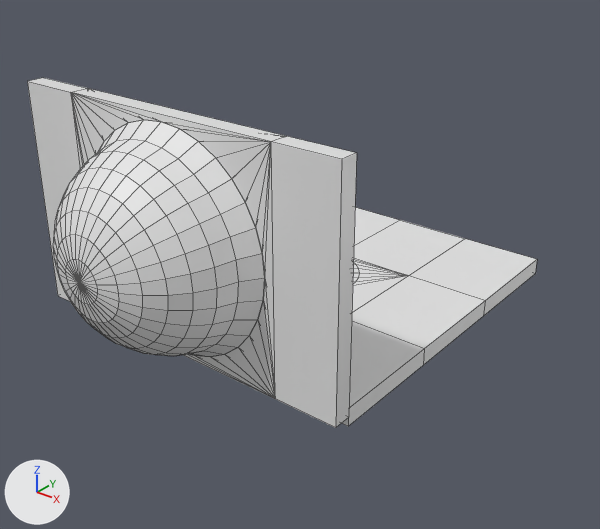
Before and after pictures for a commit that changed the Blender file Assets/GameObjects/Tools/SpaceShip/SpaceShip.blend.
Camera for both pictures: a 50 mm camera at (11.05, -14.22, 12.42) aimed at (0.38, -0.89, 4.15). Lighting does not change. The marker at lower left points along +X, +Y and +Z. Mesh edges are drawn as thin lines.

Objects in the first picture: 'CrockPot', 'WallBottom'.
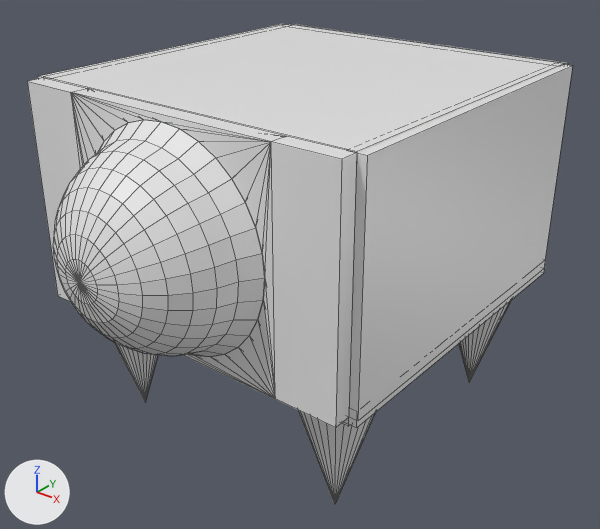
Commit message: Refactor Ship Model

Pixel boxes (x1, y1, x2, y2) of what changed, in the pictures (600 x 529 px):
'WallLeft', shown: after (349, 65, 573, 421)
'WallTop', shown: after (43, 24, 564, 153)
'LegForward', shown: after (298, 410, 376, 505)
'LegBottomLeft', shown: after (459, 300, 511, 382)
'LegForwardLeft.001', added: after (115, 343, 158, 402)
'WallBottomHiddenColliderLeft', shown: after (349, 259, 546, 428)
'WallRight', shown: after (38, 24, 285, 79)
'WallBack', shown: after (289, 24, 568, 65)
'WallBottom', unchanged, covered by the edit: before (342, 207, 537, 426); after (342, 417, 349, 426)

Patch to the scene script:
```diff
--- a/Assets/GameObjects/Tools/SpaceShip/SpaceShip.blend.py
+++ b/Assets/GameObjects/Tools/SpaceShip/SpaceShip.blend.py
@@ ob_wallleft @@
 ob_wallleft = bpy.data.objects.new('WallLeft', me_cube_002)
+ob_wallleft.parent = ob_walls
+ob_wallleft.matrix_parent_inverse = Matrix(((1.0, 0.0, 0.0, -1.079), (0.0, 1.0, 0.0, 0.0978), (0.0, 0.0, 1.0, -3.218), (0.0, 0.0, 0.0, 1.0)))
 ob_wallleft.location = (4.0, 0.0, 5.841)
 ob_wallleft.scale = (0.2, 4.0, 2.5)
-ob_wallleft.hide_set(True)
@@ ob_wallback @@
 ob_wallback = bpy.data.objects.new('WallBack', me_cube_003)
+ob_wallback.parent = ob_walls
+ob_wallback.matrix_parent_inverse = Matrix(((1.0, 0.0, 0.0, -1.079), (0.0, 1.0, 0.0, 0.0978), (0.0, 0.0, 1.0, -3.218), (0.0, 0.0, 0.0, 1.0)))
 ob_wallback.location = (0.0, 4.0, 5.841)
@@ ob_wallback @@
 ob_wallback.scale = (0.2, 4.0, 2.5)
-ob_wallback.hide_set(True)
@@ ob_walltop @@
 ob_walltop = bpy.data.objects.new('WallTop', me_cube_004)
+ob_walltop.parent = ob_walls
+ob_walltop.matrix_parent_inverse = Matrix(((1.0, 0.0, 0.0, -1.079), (0.0, 1.0, 0.0, 0.0978), (0.0, 0.0, 1.0, -3.218), (0.0, 0.0, 0.0, 1.0)))
 ob_walltop.location = (0.0, 0.0, 8.159)
 ob_walltop.scale = (4.0, 4.0, 0.2)
-ob_walltop.hide_set(True)
@@ ob_wallright @@
 ob_wallright = bpy.data.objects.new('WallRight', me_cube_005)
+ob_wallright.parent = ob_walls
+ob_wallright.matrix_parent_inverse = Matrix(((1.0, 0.0, 0.0, -1.079), (0.0, 1.0, 0.0, 0.0978), (0.0, 0.0, 1.0, -3.218), (0.0, 0.0, 0.0, 1.0)))
 ob_wallright.location = (-4.0, 0.0, 5.841)
 ob_wallright.scale = (0.2, 4.0, 2.5)
-ob_wallright.hide_set(True)
@@ ob_legbottomleft @@
 ob_legbottomleft = bpy.data.objects.new('LegBottomLeft', me_cone)
+ob_legbottomleft.parent = ob_legs
+ob_legbottomleft.matrix_parent_inverse = Matrix(((1.0, 0.0, 0.0, -1.079), (0.0, 1.0, 0.0, 0.0978), (0.0, 0.0, 1.0, -3.218), (0.0, 0.0, 0.0, 1.0)))
 ob_legbottomleft.location = (3.0, 2.976, 1.629)
@@ ob_legbottomleft @@
 ob_legbottomleft.scale = (1.0, 1.0, 1.62)
-ob_legbottomleft.hide_set(True)
@@ ob_legforward @@
 ob_legforward = bpy.data.objects.new('LegForward', me_cone_002)
-ob_legforward.location = (0.0, -2.976, 1.629)
+ob_legforward.parent = ob_legs
+ob_legforward.matrix_parent_inverse = Matrix(((1.0, 0.0, 0.0, -1.079), (0.0, 1.0, 0.0, 0.0978), (0.0, 0.0, 1.0, -3.218), (0.0, 0.0, 0.0, 1.0)))
+ob_legforward.location = (3.0, -2.976, 1.629)
 ob_legforward.rotation_euler = (0.0, 3.142, 0.0)  # degrees (0, 180, 0)
 ob_legforward.scale = (1.0, 1.0, 1.62)
-ob_legforward.hide_set(True)
@@ ob_wallbottomhiddencolliderleft @@
 ob_wallbottomhiddencolliderleft = bpy.data.objects.new('WallBottomHiddenColliderLeft', me_plane)
+ob_wallbottomhiddencolliderleft.parent = ob_walls
+ob_wallbottomhiddencolliderleft.matrix_parent_inverse = Matrix(((1.0, 0.0, 0.0, -1.079), (0.0, 1.0, 0.0, 0.0978), (0.0, 0.0, 1.0, -3.218), (0.0, 0.0, 0.0, 1.0)))
 ob_wallbottomhiddencolliderleft.location = (2.595, 0.0754, 3.172)
 ob_wallbottomhiddencolliderleft.scale = (1.58, 4.05, 0.939)
-ob_wallbottomhiddencolliderleft.hide_set(True)
@@ ob_walls @@
+ob_walls = bpy.data.objects.new('Walls', None)
+ob_walls.location = (1.079, -0.0978, 3.218)
@@ ob_legs @@
+ob_legs = bpy.data.objects.new('Legs', None)
+ob_legs.location = (1.079, -0.0978, 3.218)
@@ ob_legforwardleft_001 @@
+ob_legforwardleft_001 = bpy.data.objects.new('LegForwardLeft.001', me_cone_002.copy())  # the mesh of ob_legforward
+ob_legforwardleft_001.parent = ob_legs
+ob_legforwardleft_001.location = (-3.0, -2.976, 1.629)
+ob_legforwardleft_001.rotation_euler = (0.0, 3.142, 0.0)  # degrees (0, 180, 0)
+ob_legforwardleft_001.scale = (1.0, 1.0, 1.62)
```
